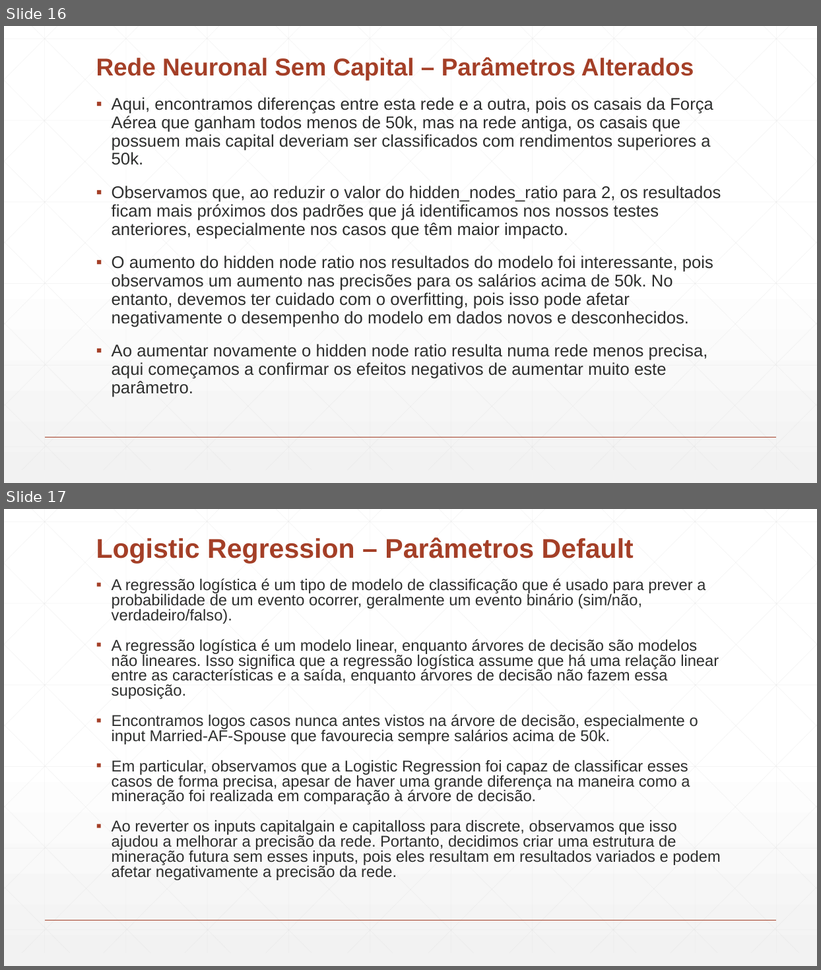
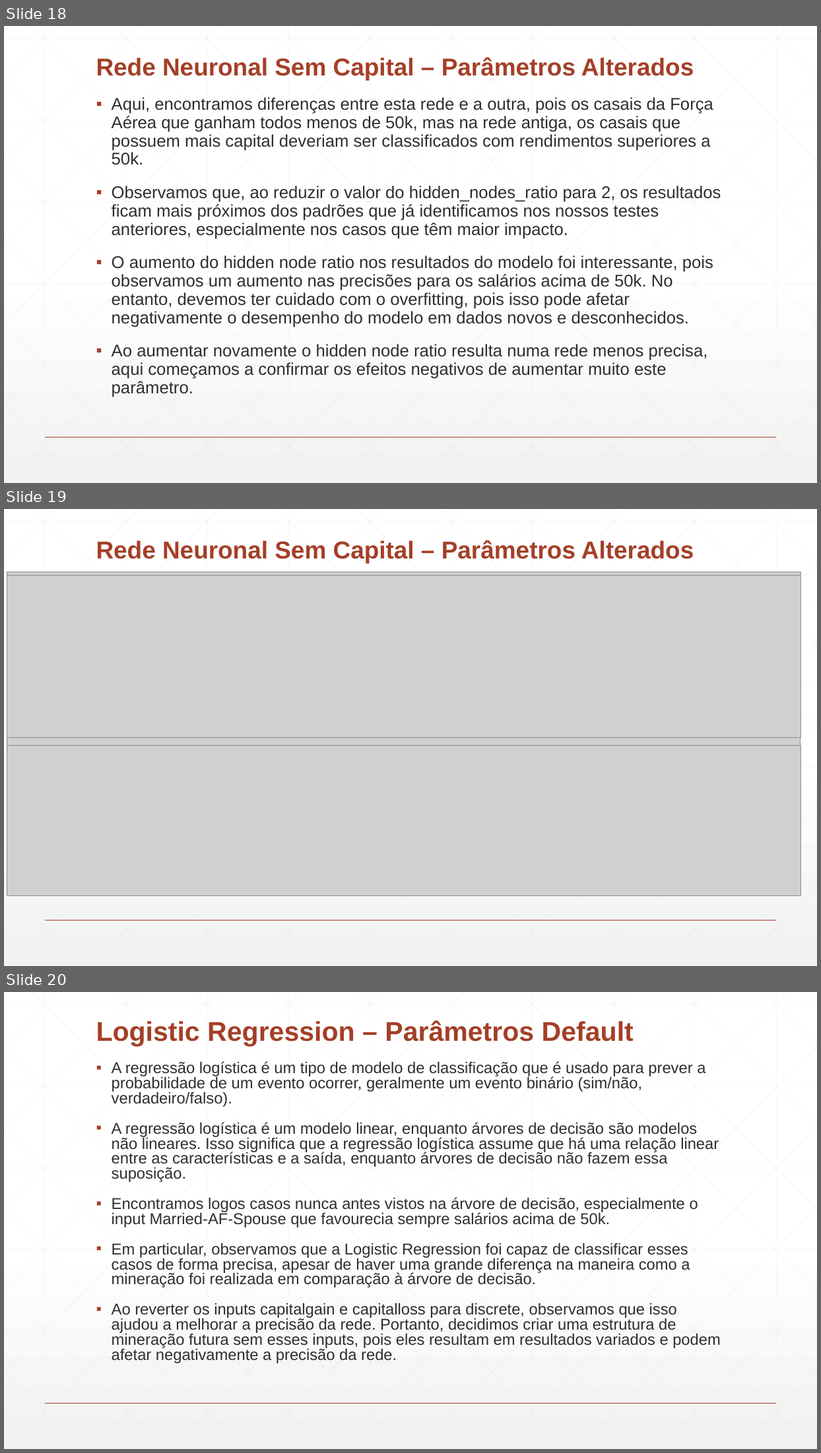
Before and after one commit to Paulitchos/SI_2_TP, a slide deck: Parte_2/DataMining.pptx. Shown one above the other, each under a label of ours: slides 16 and 17 before the commit, slides 18, 19 and 20 after it. The pictures are 821x970 and 821x1453 pixels, drawn with LibreOffice and Linux fonts; fonts in the diff are those of the drawing; grey boxes stand for pictures. Boxes give left, top, right and bottom in pixels: in the first picture for what was removed or moved away, otherwise in the second. Text is boxed around its words. In the diff, an @@ line names an element or a change of style, - is before the commit and + after.

```diff
--- a/Parte_2/DataMining.pptx
+++ b/Parte_2/DataMining.pptx
@@ slide 19 added at box(4, 509, 817, 966), background gradient #FFFFFF to #F2F2F2; not listed: 47 template elements that a slide beside it also shows @@
@@ title added at box(96, 540, 694, 563), 28.8 pt, text #A43F27, bold @@
+Rede Neuronal Sem Capital – Parâmetros Alterados
@@ picture added at box(7, 572, 801, 738) @@
@@ picture added at box(7, 575, 801, 738) @@
@@ picture added at box(7, 738, 801, 889) @@
@@ picture added at box(7, 746, 801, 896) @@
@@ what was slide 16 is now slide 18 @@
@@ what was slide 17 is now slide 20 @@
```
Also in this commit, not shown: 1 slide changed, 7 other slides added, 3 other files.
